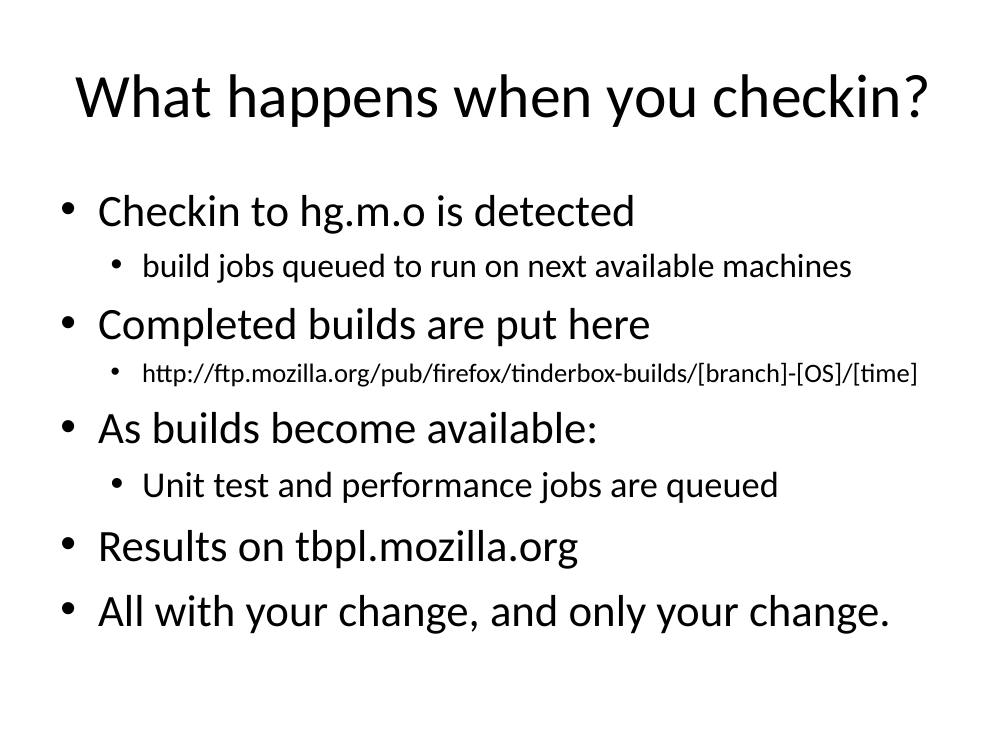
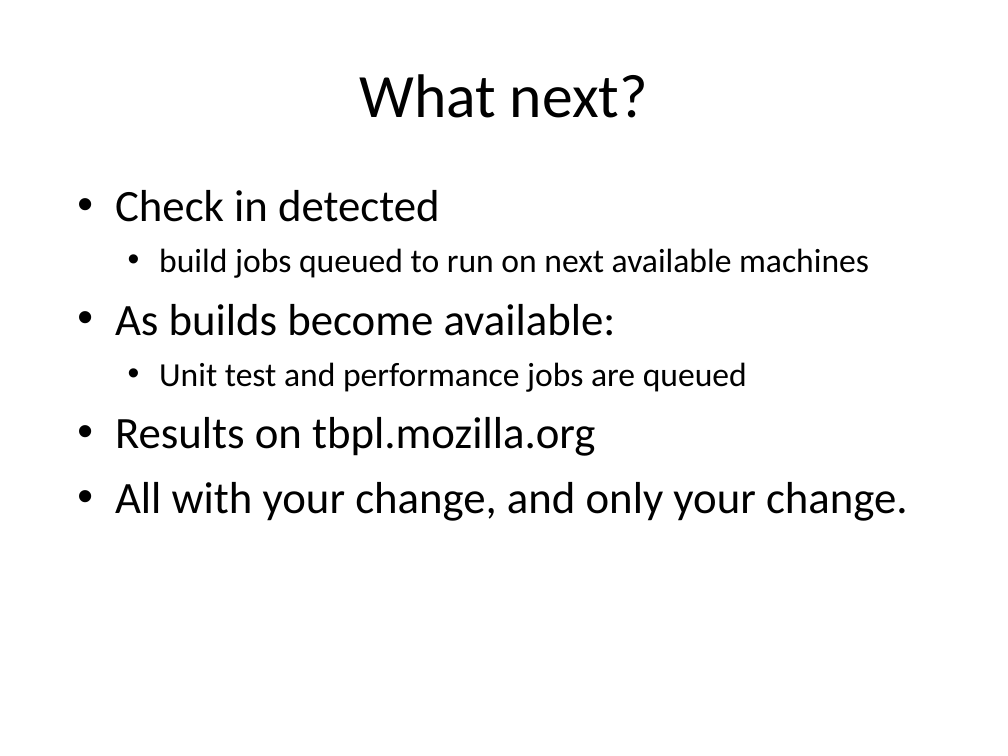
Before and after one commit to armenzg/playground, a slide deck: slide 3 of mozilla/slides/presentations/RelEng-newhire-brownbag-april2011.ppt. Drawn at 1008x756 pixels with LibreOffice and Linux fonts; fonts in the diff are those of the drawing. Boxes give left, top, right and bottom in pixels: in the first picture for what was removed or moved away, otherwise in the second. Text is boxed around its words. In the diff, an @@ line names an element or a change of style, - is before the commit and + after.

```diff
--- a/mozilla/slides/presentations/RelEng-newhire-brownbag-april2011.ppt
+++ b/mozilla/slides/presentations/RelEng-newhire-brownbag-april2011.ppt
@@ title at box(359, 74, 648, 118): text changed @@
-What happens when you checkin?
+What next?
@@ text "Check in detected": place and size @@
-text "Check in detected" at box(98, 195, 918, 634)
+text "Check in detected" at box(115, 190, 908, 521)
@@ text at box(115, 190, 440, 222): text changed @@
-• Checkin to hg.m.o is detected
+• Check in detected
@@ text at box(98, 308, 918, 387): paragraphs removed @@
-• Completed builds are put here
-  • http://ftp.mozilla.org/pub/firefox/tinderbox-builds/[branch]-[OS]/[time]
@@ text at box(159, 362, 747, 392): size 26 to 24 pt in "Unit test and performance jobs are queued" @@
```
Also in this commit, not shown: 8 other slides changed, 5 slides added, 5 slides removed.
